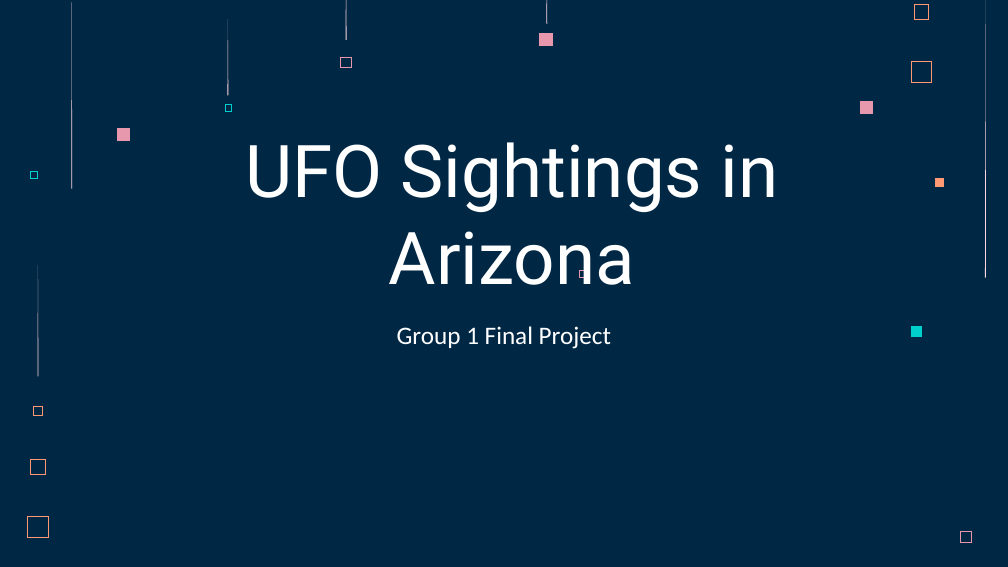
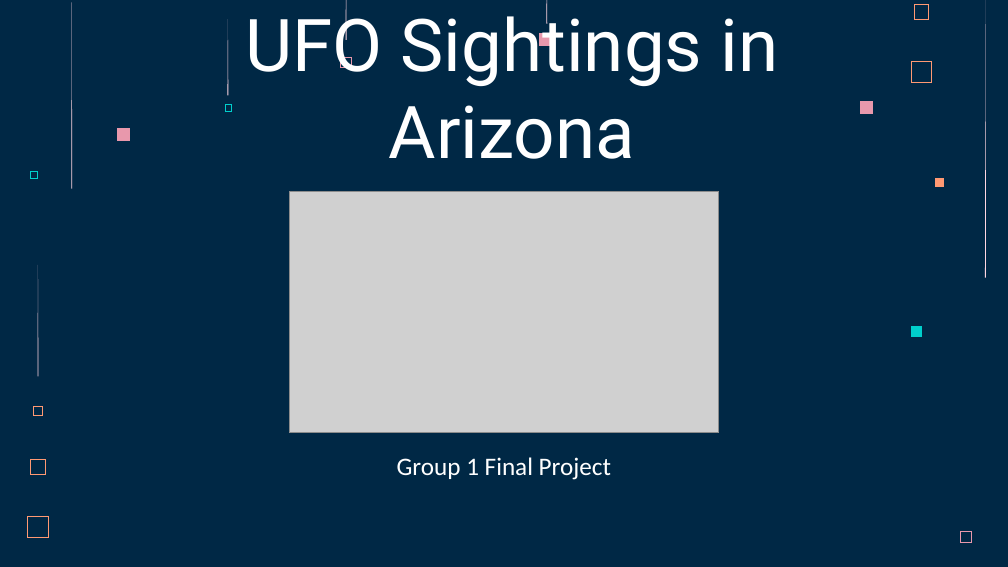
Before and after one commit to acegal1/Group1_Final_Project, a slide deck: slide 1 of _Group 1 Final Project Presentation - UFO Sightings in Arizona.pptx. Drawn at 1008x567 pixels with LibreOffice and Linux fonts; fonts in the diff are those of the drawing; grey boxes stand for pictures. Boxes give left, top, right and bottom in pixels: in the first picture for what was removed or moved away, otherwise in the second. Text is boxed around its words. In the diff, an @@ line names an element or a change of style, - is before the commit and + after.

```diff
--- a/_Group 1 Final Project Presentation - UFO Sightings in Arizona.pptx
+++ b/_Group 1 Final Project Presentation - UFO Sightings in Arizona.pptx
@@ title "UFO Sightings in Arizona" rewrapped from [245,142,778,285] to [245,4,778,159] @@
@@ picture added at [289,192,719,433] @@
@@ freeform shape removed at [580,270,586,276] @@
@@ subtitle "Group 1 Final Project": place and size @@
-subtitle "Group 1 Final Project" at [397,326,611,349]
+subtitle "Group 1 Final Project" at [397,457,611,480]
```
Also in this commit, not shown: 3 other slides changed, 10 slides added, 3 other files.
